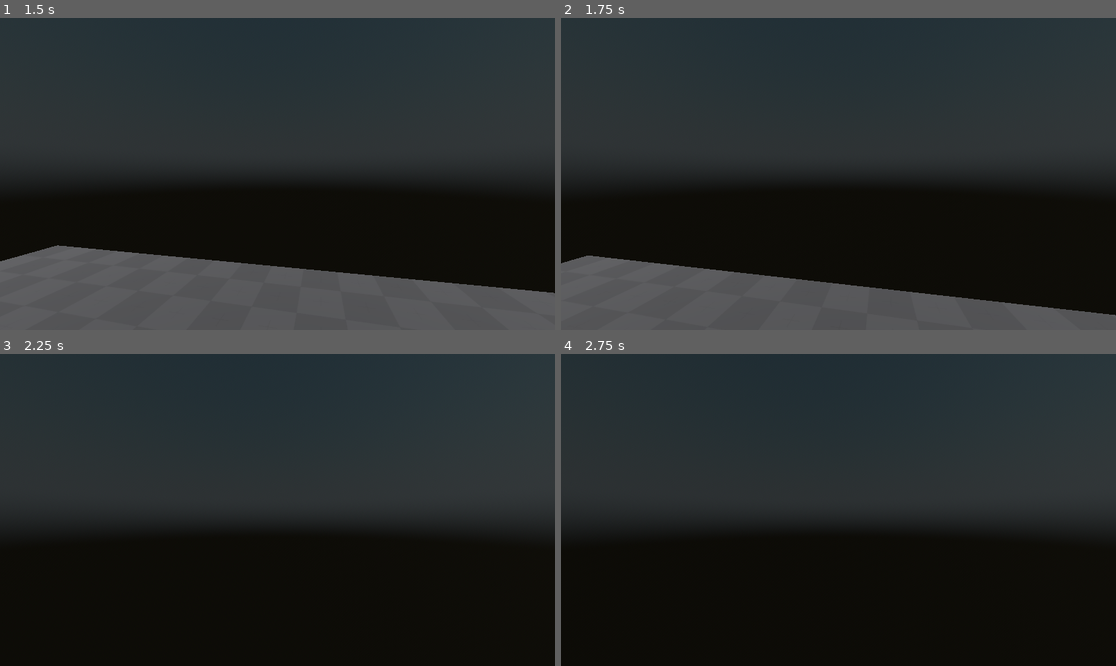
Above: before the commit, frames 1-4 (two rows, left to right).
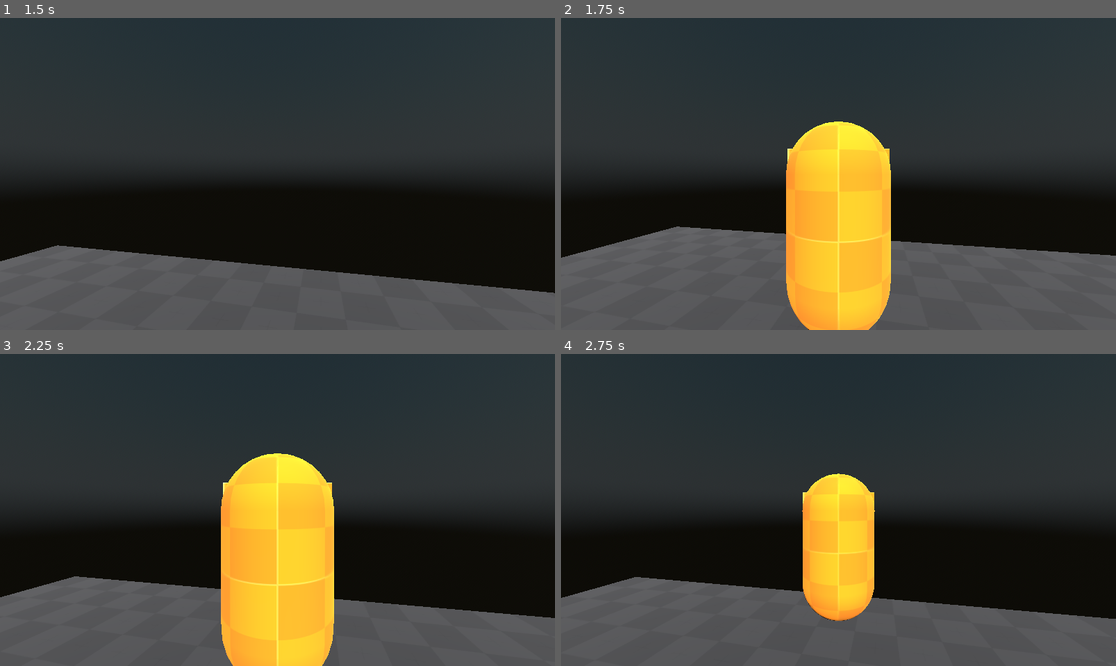
Above: after the commit, the same moments.

Repository: FroggLeo/driving-game
Game: Godot game, scene res://world.tscn
The game is run twice, just before and just after one commit, with the same random seed, the same clock (stepped at 60 frames per second) and the same inputs.
Inputs (mouse positions are in pixels of both pictures, inside the frame that each line leads up to):
- Up to frame 1 (1.5 s): tap Enter at 0.5 s; move the mouse to (305, 174) at 0.52 s; hold Right mouse button (move_camera) 0.53-1.28 s; hold W (move_forward) from 0.53 s (still down); tap Mouse wheel up (zoom_in) at 0.8, 1.35 s; move the mouse to (249, 174) at 1.27 s
- Up to frame 2 (1.75 s): keep holding W (move_forward); tap Mouse wheel down (zoom_out) at 1.55 s
- Up to frame 3 (2.25 s): keep holding W (move_forward); move the mouse to (288, 503) at 2.02 s; hold Right mouse button (move_camera) from 2.03 s (still down); tap Mouse wheel down (zoom_out) at 2.1 s
- Up to frame 4 (2.75 s): keep holding W (move_forward); keep holding Right mouse button (move_camera)

Frame 1 is identical in both runs. In frame 2, 22% of the frame differs, in the area x 0-100%, y 33-100%; in frame 3, 31%, in the area x 0-100%, y 31-100%; in frame 4, 27%.

Commit message:
feat: save previous mouse location when rotation in 3rd person

Diff:
--- a/godot_project/player/player.gd
+++ b/godot_project/player/player.gd
@@ -5,6 +5,7 @@
 @export var run_speed: float = 4.0
 @export var gravity: float = 9.81
 @export var jump_velocity: float = 2.7
+@export var player_turn_speed: float = 4.0
 @export_range(0.5, 30, 0.5) var max_zoom: float = 10.0
 @export_range(0.5, 10, 0.5) var min_zoom: float = 2.0
 @export_range(0.5, 5, 0.025) var zoom_increment: float = 1.0
@@ -18,6 +19,8 @@
 @export var enable_run: bool = true
 
 var first_person: bool = false
+var driving: bool = false
+var driven_car: Node3D = null
 # var paused = Global.paused
 
 # nodes used
@@ -71,7 +74,7 @@
 	if Global.paused:
 		return
 
-	first_person = third_person_spring.spring_length <= min_zoom and enable_first_person or not enable_third_person
+	first_person = third_person_spring.spring_length < min_zoom and enable_first_person or not enable_third_person
 
 	if enable_first_person and enable_third_person:
 		switch_cam()
@@ -109,7 +112,7 @@
 		# 3rd person rotation code
 		if direction.length() > 0.001:
 			var walking_direction = atan2(direction.x,direction.z) + PI
-			var new_direction = lerp_angle(player_mesh.global_rotation.y, walking_direction, 4*delta)
+			var new_direction = lerp_angle(player_mesh.global_rotation.y, walking_direction, player_turn_speed * delta)
 			player_mesh.global_rotation.y = new_direction
 			first_person_cam.global_rotation.y = new_direction
 
@@ -128,7 +131,7 @@
 		velocity.x = direction.x * walk_speed
 		velocity.z = direction.z * walk_speed
 
-	# jumping code
+	# jumping and gravity code
 	if not is_on_floor():
 		velocity.y -= gravity * delta
 	elif Input.is_action_pressed("jump") and velocity.y == 0 and enable_jumping:
@@ -143,7 +146,7 @@
 	if first_person:
 		if Input.is_action_just_pressed("zoom_out"):
 			# set the spring length to the smallest allowed
-			third_person_spring.spring_length = zoom_increment
+			third_person_spring.spring_length = min_zoom
 			third_person_spring.rotation = first_person_cam.rotation
 			third_person_cam.make_current()
 			Input.set_mouse_mode(Input.MOUSE_MODE_VISIBLE)
--- a/godot_project/player/third_person_spring.gd
+++ b/godot_project/player/third_person_spring.gd
@@ -4,6 +4,7 @@
 
 var first_person
 var sensitivity
+var last_mouse_pos: Vector2
 
 # Called when the node enters the scene tree for the first time.
 func _ready():
@@ -26,21 +27,19 @@
 	var max_zoom = player.max_zoom
 	var min_zoom = player.min_zoom
 
-	if Input.is_action_just_pressed("zoom_in") and spring_length > min_zoom:
+	if Input.is_action_just_pressed("zoom_in") and spring_length >= min_zoom:
 		spring_length -= zoom_increment
 	elif Input.is_action_just_pressed("zoom_out") and spring_length < max_zoom:
 		spring_length += zoom_increment
 
-
-	# HACK lock mouse when rotating at current position
-	#var mouse_pos: Vector2
-	#mouse_pos = get_viewport().get_mouse_position()
-	#Input.warp_mouse(mouse_pos)
 	# mouse control code
-	if Input.is_action_pressed("move_camera"):
+	if Input.is_action_just_pressed("move_camera"):
+		last_mouse_pos = get_viewport().get_mouse_position()
+	elif Input.is_action_pressed("move_camera"):
 		Input.set_mouse_mode(Input.MOUSE_MODE_CAPTURED)
-	else:
+	elif Input.is_action_just_released("move_camera"):
 		Input.set_mouse_mode(Input.MOUSE_MODE_VISIBLE)
+		Input.warp_mouse(last_mouse_pos)
 
 
 func _unhandled_input(event: InputEvent) -> void:
